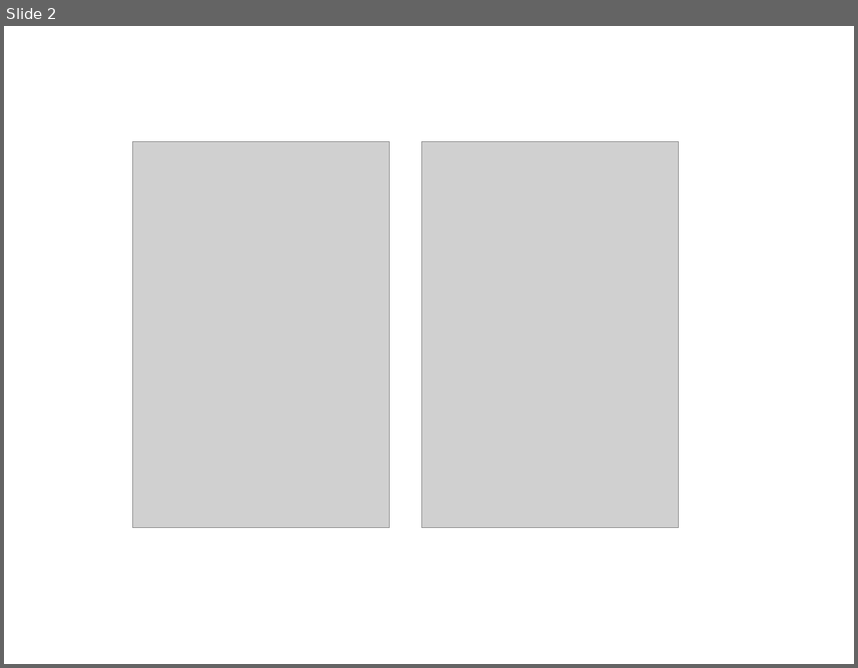
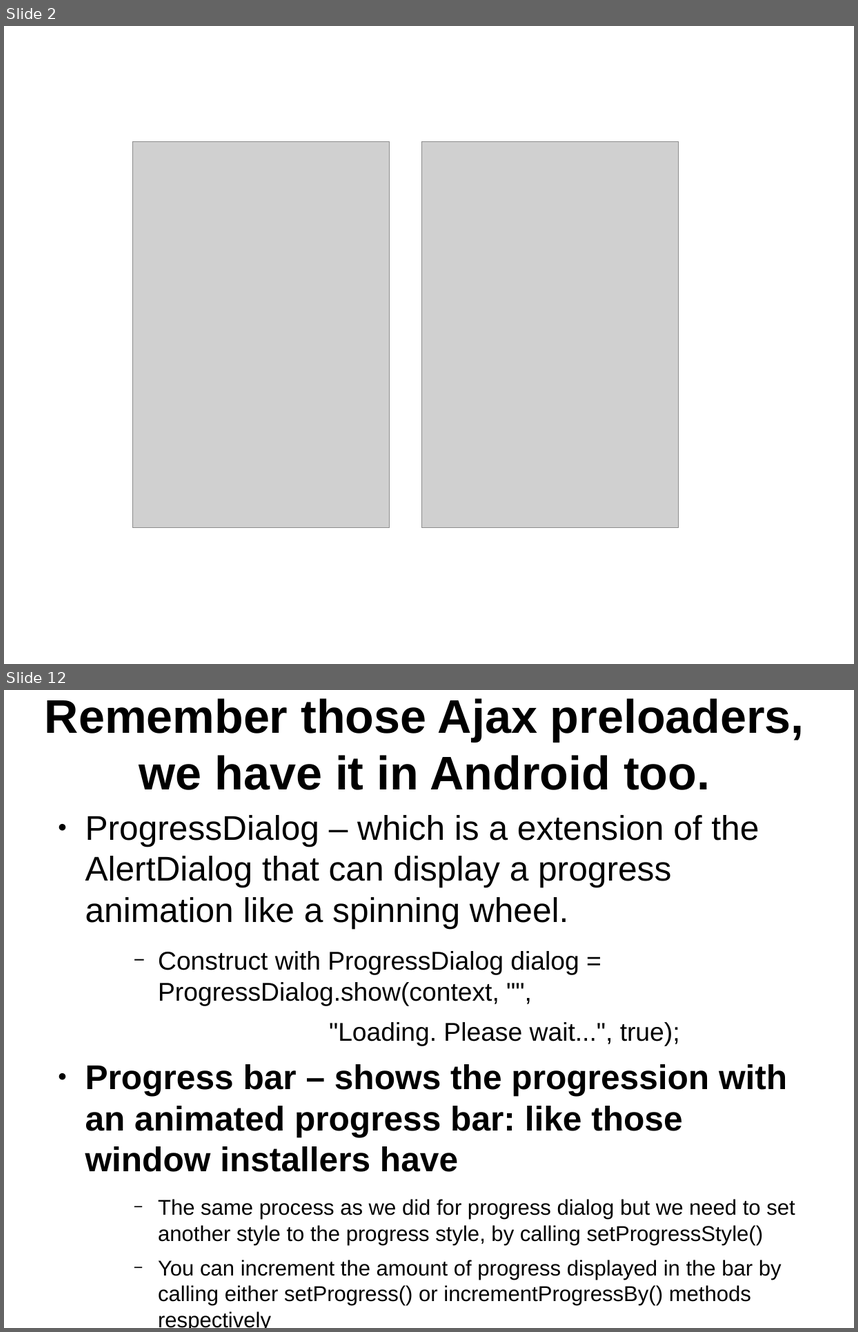
Before and after one commit to thegreatdao/testa, a slide deck: assets/android2.odp. Shown one above the other, each under a label of ours: slide 2 before the commit, slides 2 and 12 after it; the slides between them are not shown. The pictures are 858x668 and 858x1332 pixels, drawn with LibreOffice and Linux fonts; fonts in the diff are those of the drawing; grey boxes stand for pictures. Boxes give left, top, right and bottom in pixels: in the first picture for what was removed or moved away, otherwise in the second. Text is boxed around its words. In the diff, an @@ line names an element or a change of style, - is before the commit and + after.

```diff
--- a/assets/android2.odp
+++ b/assets/android2.odp
@@ slide 12 added at box(4, 690, 854, 1328), background #FFFFFF @@
@@ title added at box(45, 698, 804, 790), 44 pt, text #000000, bold @@
+Remember those Ajax preloaders, we have it in Android too.
@@ text added at box(85, 815, 795, 1305), 20 pt, text #000000 @@
+● ProgressDialog – which is a extension of the AlertDialog that can display a progress animation like a spinning wheel.
+    − Construct with ProgressDialog dialog = ProgressDialog.show(context, "",
+    "Loading. Please wait...", true);
+● Progress bar – shows the progression with an animated progress bar: like those window installers have
+    − The same process as we did for progress dialog but we need to set another style to the progress style, by calling setProgressStyle()
+    − You can increment the amount of progress displayed in the bar by calling either setProgress() or incrementProgressBy() methods respectively
```
Also in this commit, not shown: 12 other slides added, 10 other files.
